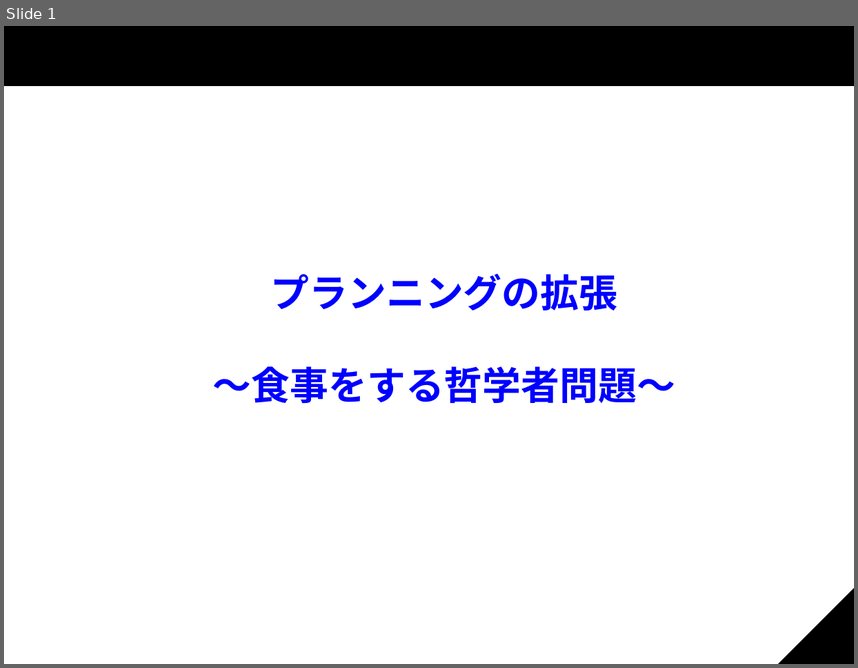
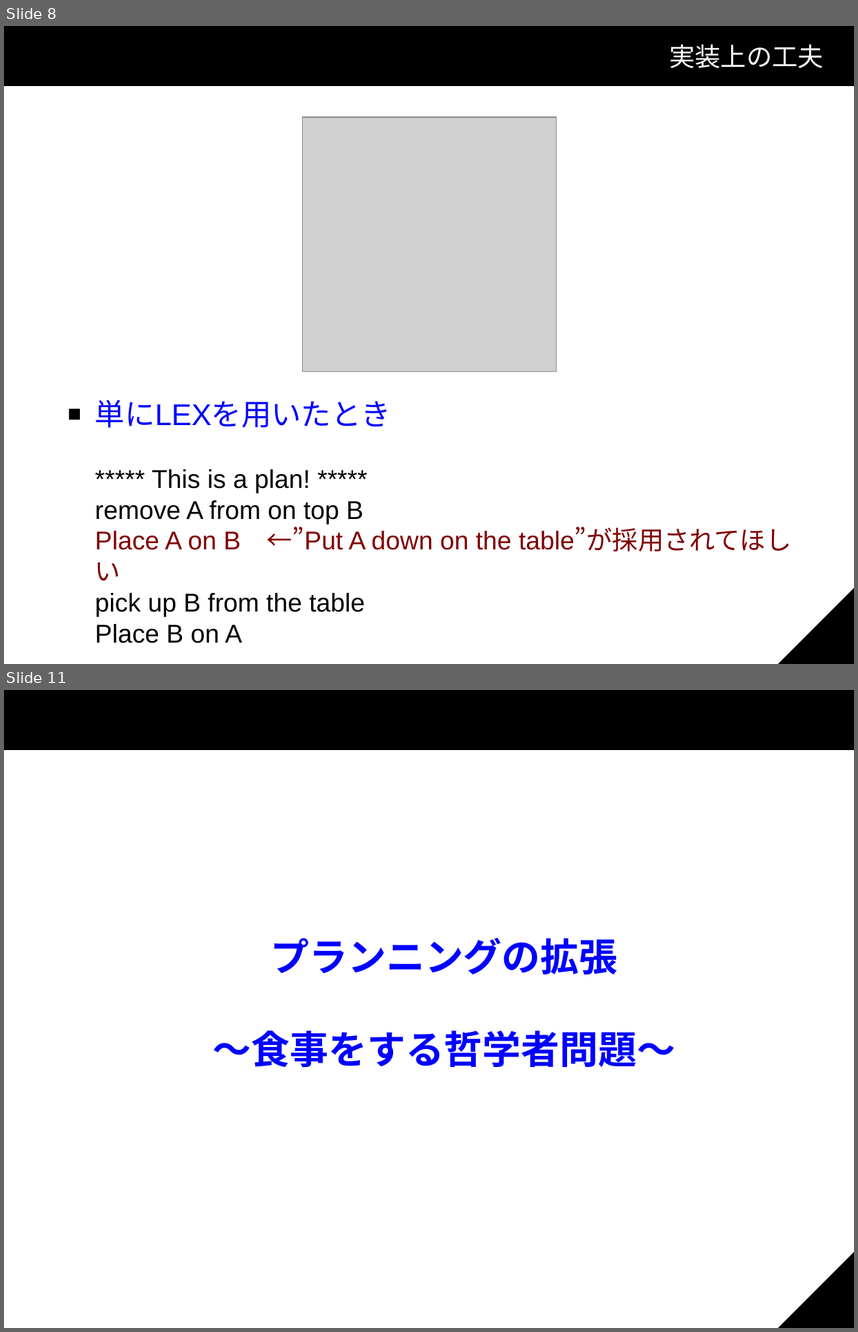
Before and after one commit to KP-3/Shota, a slide deck: スライド.odp. Shown one above the other, each under a label of ours: slide 1 before the commit, slides 8 and 11 after it; the slides between them are not shown. The pictures are 858x668 and 858x1332 pixels, drawn with LibreOffice and Linux fonts; fonts in the diff are those of the drawing; grey boxes stand for pictures; background and template pictures are left out. Boxes give left, top, right and bottom in pixels: in the first picture for what was removed or moved away, otherwise in the second. Text is boxed around its words. In the diff, an @@ line names an element or a change of style, - is before the commit and + after.

```diff
--- a/スライド.odp
+++ b/スライド.odp
@@ slide 8 added at <box>4,26,854,664</box>, background #FFFFFF; not listed: 3 template elements that a slide beside it also shows @@
@@ title added at <box>669,44,824,68</box>, 24 pt, text #FFFFFF @@
+実装上の工夫
@@ picture added at <box>303,117,557,372</box> @@
@@ text added at <box>95,399,792,643</box>, 24 pt, text #000000 @@
+■ 単にLEXを用いたとき
+***** This is a plan! *****
+remove A from on top B
+Place A on B ←”Put A down on the table”が採用されてほしい
+pick up B from the table
+Place B on A
@@ what was slide 1 is now slide 11 @@
```
Also in this commit, not shown: 9 slides changed, 10 other slides added.
